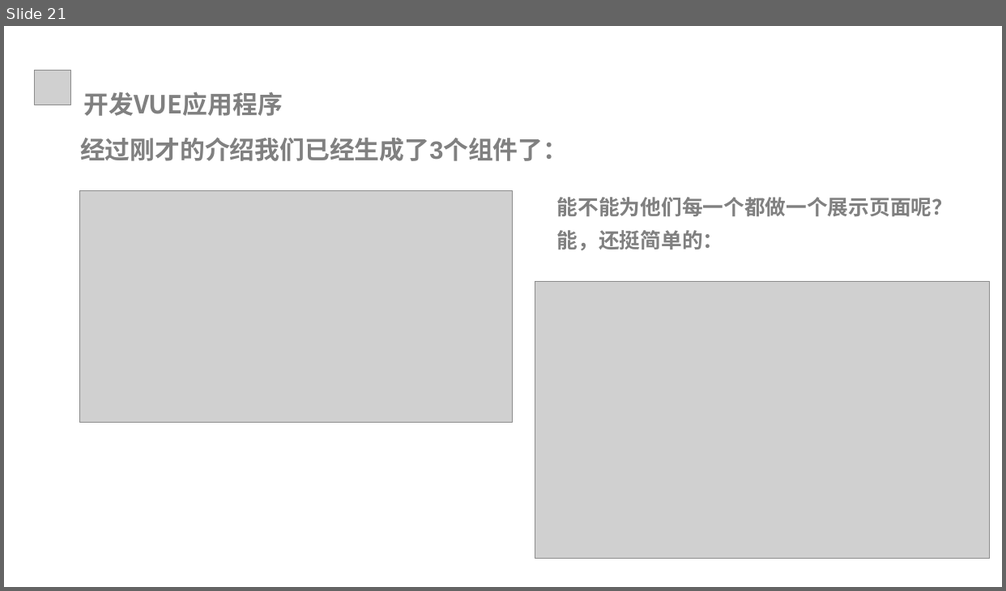
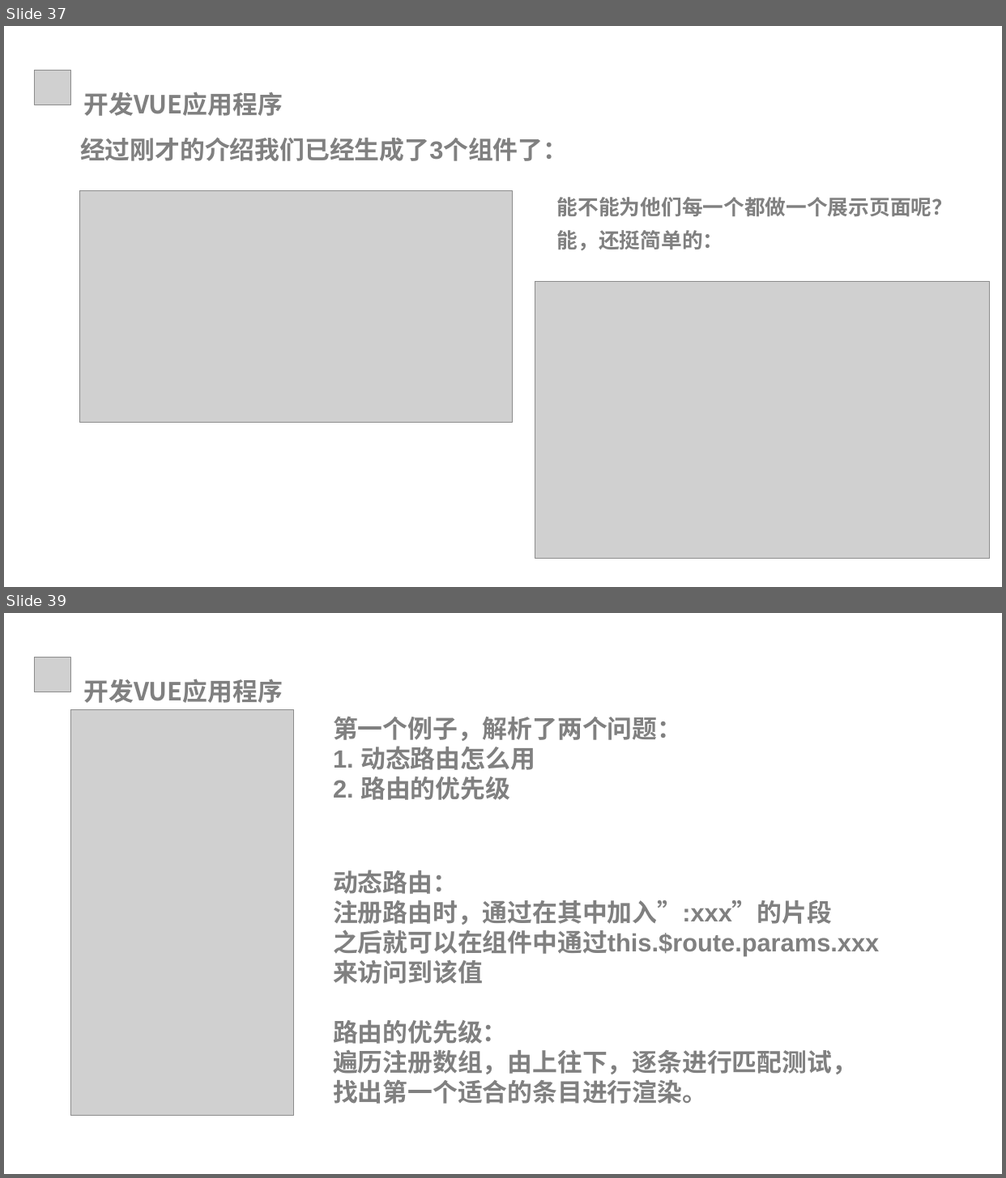
Before and after one commit to xiaozs/ppt, a slide deck: 3.开发VUE应用程序.pptx. Shown one above the other, each under a label of ours: slide 21 before the commit, slides 37 and 39 after it; the slides between them are not shown. The pictures are 1006x591 and 1006x1178 pixels, drawn with LibreOffice and Linux fonts; fonts in the diff are those of the drawing; grey boxes stand for pictures; background and template pictures are left out. Boxes give left, top, right and bottom in pixels: in the first picture for what was removed or moved away, otherwise in the second. Text is boxed around its words. In the diff, an @@ line names an element or a change of style, - is before the commit and + after.

```diff
--- a/3.开发VUE应用程序.pptx
+++ b/3.开发VUE应用程序.pptx
@@ slide 39 added at <box>4,613,1002,1174</box>, background #FFFFFF @@
@@ picture added at <box>34,658,70,692</box> @@
@@ text added at <box>84,679,283,703</box>, 24 pt, text #808080, bold @@
+开发VUE应用程序
@@ picture added at <box>70,709,295,1116</box> @@
@@ text added at <box>333,716,682,800</box>, 24 pt, text #808080, bold @@
+第一个例子，解析了两个问题：
+1. 动态路由怎么用
+2. 路由的优先级
@@ text added at <box>333,870,879,1104</box>, 24 pt, text #808080, bold @@
+动态路由：
+注册路由时，通过在其中加入”:xxx”的片段
+之后就可以在组件中通过this.$route.params.xxx
+来访问到该值
+路由的优先级：
+遍历注册数组，由上往下，逐条进行匹配测试，
+找出第一个适合的条目进行渲染。
@@ what was slide 21 is now slide 37 @@
```
Also in this commit, not shown: 3 slides changed, 24 other slides added, 16 other files.
